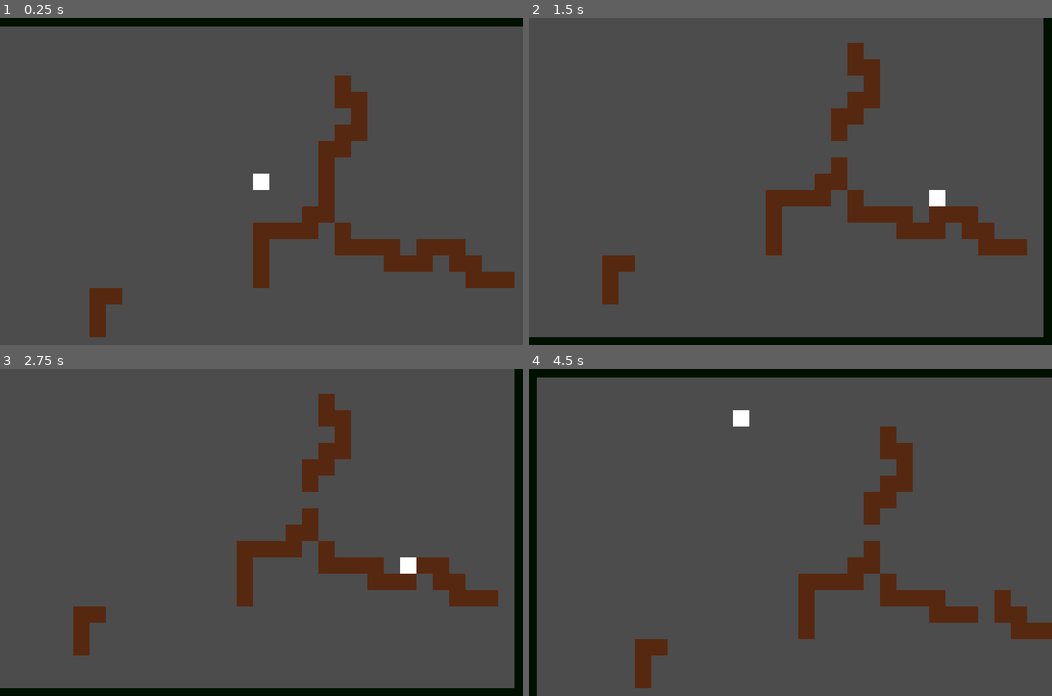
Above: before the commit, frames 1-4 (two rows, left to right).
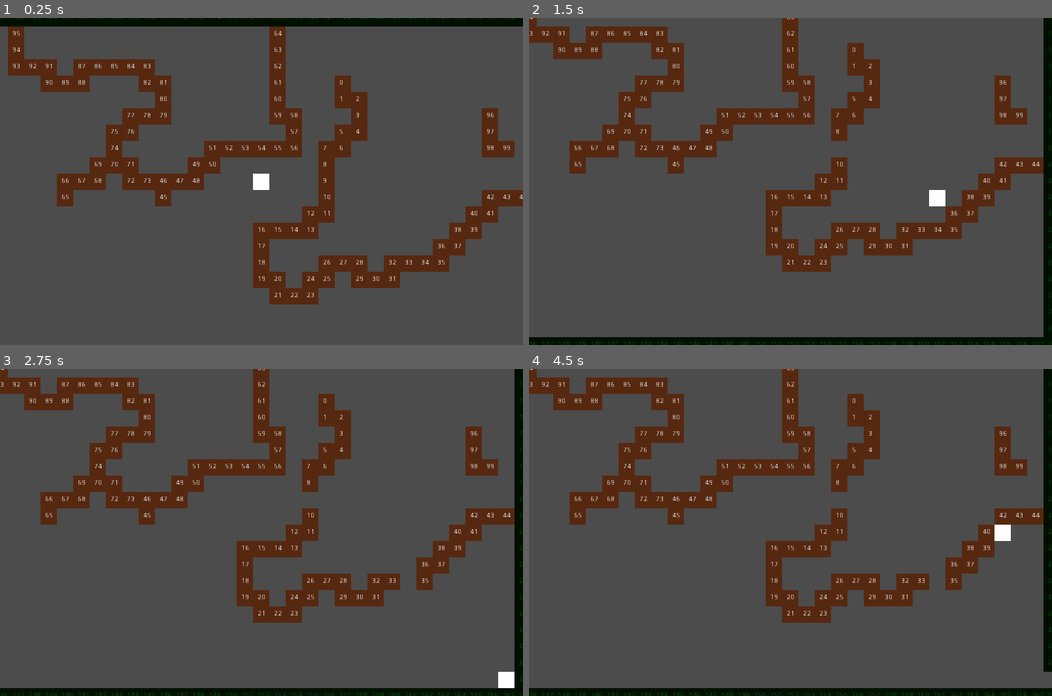
Above: after the commit, the same moments.

Repository: LucasCarrias/Topdown-Pathfinder
Game: Godot game, scene res://Scenes/Game.tscn
Same seed, same stepped clock (60 frames per second), same inputs: the game is played once before the commit and once after it.
Inputs:
- Up to frame 1 (0.25 s): no input
- Up to frame 2 (1.5 s): tap Enter (ui_accept) at 0.5, 0.77 s; hold Right (ui_right) 0.53-1.28 s; hold Down (ui_down) from 1.28 s (still down)
- Up to frame 3 (2.75 s): tap Enter (ui_accept) at 1.52 s; release Down (ui_down) at 2.03 s; hold Right (ui_right) from 2.03 s (still down)
- Up to frame 4 (4.5 s): tap Enter (ui_accept) at 2.75, 3.02, 3.77 s; release Right (ui_right) at 2.78 s; hold Up (ui_up) 2.78-3.53 s; hold Left (ui_left) from 3.53 s (still down)

The runs differ from the first frame. In frame 1, 14% of the frame differs, in the area x 0-100%, y 0-98%; in frame 2, 14%; in frame 3, 14%; in frame 4, 27%, in the area x 0-100%, y 0-100%.

Commit message:
Fix: Attach wall script on wall scene

Diff:
--- a/Scenes/Global.tscn
+++ b/Scenes/Global.tscn
@@ -1,6 +1,6 @@
 [gd_scene load_steps=2 format=2]
 
-[ext_resource path="res://Scenes/Global.gd" type="Script" id=1]
+[ext_resource path="res://Scripts/Global.gd" type="Script" id=1]
 
 [node name="Global" type="Node2D"]
 script = ExtResource( 1 )
--- a/Scenes/Player.tscn
+++ b/Scenes/Player.tscn
@@ -1,7 +1,8 @@
 [gd_scene load_steps=5 format=2]
 
-[ext_resource path="res://Scenes/Player.gd" type="Script" id=1]
+[ext_resource path="res://Scripts/Player.gd" type="Script" id=1]
 [ext_resource path="res://assets/white.png" type="Texture" id=2]
+
 
 [sub_resource type="RectangleShape2D" id=1]
 extents = Vector2( 16, 16 )
--- a/Scenes/Wall.tscn
+++ b/Scenes/Wall.tscn
@@ -1,12 +1,14 @@
-[gd_scene load_steps=3 format=2]
+[gd_scene load_steps=4 format=2]
 
-[ext_resource path="res://assets/white.png" type="Texture" id=1]
+[ext_resource path="res://Scripts/Wall.gd" type="Script" id=1]
+[ext_resource path="res://assets/white.png" type="Texture" id=2]
 
 [sub_resource type="RectangleShape2D" id=1]
 extents = Vector2( 8, 8 )
 
 [node name="Wall" type="StaticBody2D"]
 z_index = 1
+script = ExtResource( 1 )
 
 [node name="CollisionShape2D" type="CollisionShape2D" parent="."]
 shape = SubResource( 1 )
@@ -14,10 +16,9 @@
 [node name="Sprite" type="Sprite" parent="."]
 modulate = Color( 0.345098, 0.160784, 0.0666667, 1 )
 position = Vector2( -4.76837e-07, 7.15256e-07 )
-texture = ExtResource( 1 )
+texture = ExtResource( 2 )
 
 [node name="Label" type="Label" parent="."]
-visible = false
 margin_left = -8.0
 margin_top = -8.0
 margin_right = 40.0
--- a/Scripts/Game.gd
+++ b/Scripts/Game.gd
@@ -1,10 +1,10 @@
 extends Node2D
 
-const WINDOW_SIZE = Vector2(1024, 640)
-var WINDOW_GRID = Vector2(WINDOW_SIZE.x/32, WINDOW_SIZE.y/32)
+const WINDOW_SIZE = Global.WINDOW_SIZE
+var WINDOW_GRID = Global.WINDOW_GRID
 
 var MAP_GEN = preload("res://Scenes/MapGenerator.tscn")
-var MAP_GEN_SCRIPT = preload("res://Scripts/MapGenerator.gd")
+
 
 var rng = RandomNumberGenerator.new()
 
@@ -15,7 +15,7 @@
 
 func create_map():
 	var map_gen = MAP_GEN.instance()
-	map_gen.set_script(MAP_GEN_SCRIPT)
+
 
 
 func create_camera():
--- a/Scripts/MapGenerator.gd
+++ b/Scripts/MapGenerator.gd
@@ -1,18 +1,17 @@
 extends Node2D
 
-const WINDOW_SIZE = Vector2(1024, 640)
-var WINDOW_GRID = Vector2(WINDOW_SIZE.x/32, WINDOW_SIZE.y/32)
+const WINDOW_SIZE = Global.WINDOW_SIZE
+var WINDOW_GRID = Global.WINDOW_GRID
 
 var WALL = preload("res://Scenes/Wall.tscn")
-var WALL_SCRIPT = preload("res://Scenes/Wall.gd")
 
 var rng = RandomNumberGenerator.new()
 var childs_count
 
 func _ready():
 	rng.randomize()
-	while get_child_count() < 25:
-		walls_generator(20)
+	while get_child_count() < 100:
+		walls_generator(100)
 	create_borders()
 
 func _process(delta):
@@ -22,7 +21,6 @@
 	var last_pos
 	for i in range(amount):
 		var wall = WALL.instance()
-		wall.set_script(WALL_SCRIPT)
 		add_child(wall)
 		wall.z_index += 3
 		if i == 0:
@@ -35,7 +33,7 @@
 	var current_pos
 	var loops = 0
 	var done = false
-	var steps = object.check_steps(last_pos)
+	var steps = object.check_steps(last_pos, false)
 	while not done and loops < 50:
 		loops += 1
 		if steps == []:
--- a/Scenes/Player.gd
+++ b/Scripts/Player.gd
@@ -1,7 +1,7 @@
 extends Area2D
 
-const WINDOW_SIZE = Vector2(1024, 640)
-var WINDOW_GRID = Vector2(WINDOW_SIZE.x/32, WINDOW_SIZE.y/32)
+const WINDOW_SIZE = Global.WINDOW_SIZE
+var WINDOW_GRID = Global.WINDOW_GRID
 var rng = RandomNumberGenerator.new()
 
 var RIGHT = false
--- a/Scenes/Wall.gd
+++ b/Scripts/Wall.gd
@@ -6,29 +6,35 @@
 func _ready():
 	$Label.text = str(get_position_in_parent())
 
-func check_steps(pos):
+func check_steps(pos, double_check):
 	var possible_movements = []
 	var step = Vector2()
-	for x in [-32,32]:
+	var check_list = [-64,-32,0,32,64] if double_check else [-32,0,32]
+	for x in check_list:
 		var possible = true
 		for y in [-32,0,32]:
-			step = Vector2(x,y)
-			if !is_single_pos(pos+step) or !is_pos_on_window(pos+step):
+			if (x!=-64 and x!=64):
+				step = Vector2(x,y)
+			if !is_single_pos(pos+Vector2(x,y)) or !is_pos_on_window(pos+Vector2(x,y)):
 				possible = false
 				break
 
+		if (x!=-64 and x!=64):
+			step = Vector2(step.x, 0)
+
 		if possible:
-			step = Vector2(step.x, 0)
 			possible_movements.append(step)
 
-	for y in [-32,32]:
+	for y in check_list:
 		var possible = true
 		for x in [-32,0,32]:
-			step = Vector2(x,y)
-			if !is_single_pos(pos+step) or !is_pos_on_window(pos+step):
+			if (y!=-64 and y!=64):
+				step = Vector2(x,y)
+			if !is_single_pos(pos+Vector2(x,y)) or !is_pos_on_window(pos+Vector2(x,y)):
 				possible = false
 				break
-
+		if (y!=-64 and y!=64):
+			step = Vector2(0, step.y)
 		if possible:
 			step = Vector2(0, step.y)
 			possible_movements.append(step)
Renamed: Scenes/Global.gd -> Scripts/Global.gd
